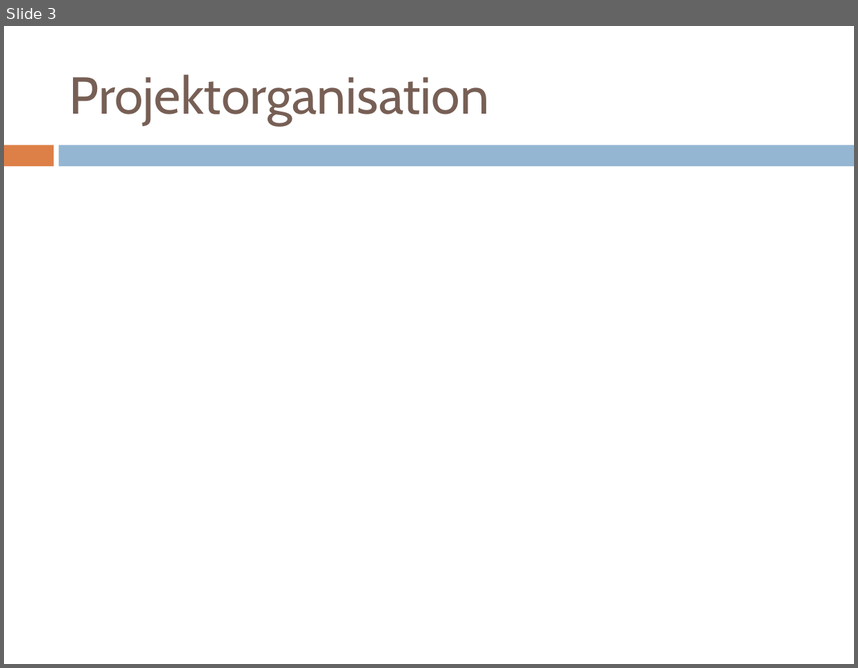
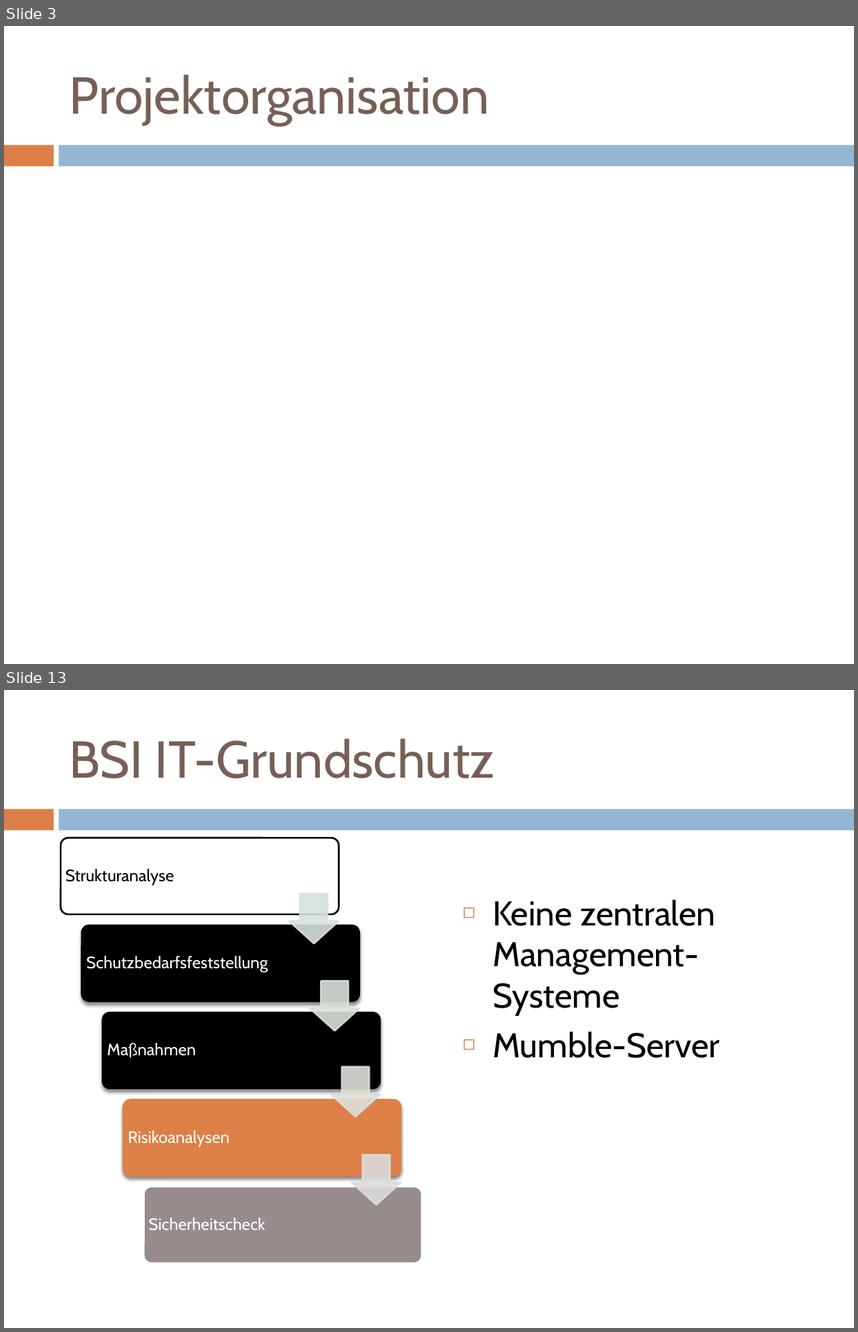
Before and after one commit to mvw/Wilddiebe10, a slide deck: keynote/praesentation.pptx. Shown one above the other, each under a label of ours: slide 3 before the commit, slides 3 and 13 after it; the slides between them are not shown. The pictures are 858x668 and 858x1332 pixels, drawn with LibreOffice and Linux fonts; fonts in the diff are those of the drawing. Boxes give left, top, right and bottom in pixels: in the first picture for what was removed or moved away, otherwise in the second. Text is boxed around its words. In the diff, an @@ line names an element or a change of style, - is before the commit and + after.

```diff
--- a/keynote/praesentation.pptx
+++ b/keynote/praesentation.pptx
@@ slide 13 added at (4, 690, 854, 1328), background #FFFFFF; not listed: 2 template elements that a slide beside it also shows @@
@@ title added at (69, 738, 495, 778), 44 pt, text #775F55 @@
+BSI IT-Grundschutz
@@ text added at (493, 899, 720, 1058), 29 pt, text #000000 @@
+◻ Keine zentralen Management-Systeme
+◻ Mumble-Server
@@ group added at (61, 838, 421, 1263): 5 rounded rectangles, 5 texts, 4 down arrows @@
+Strukturanalyse
+Schutzbedarfsfeststellung
+Maßnahmen
+Risikoanalysen
+Sicherheitscheck
```
Also in this commit, not shown: 7 slides changed, 14 other slides added, 1 slide removed, 1 other file.
